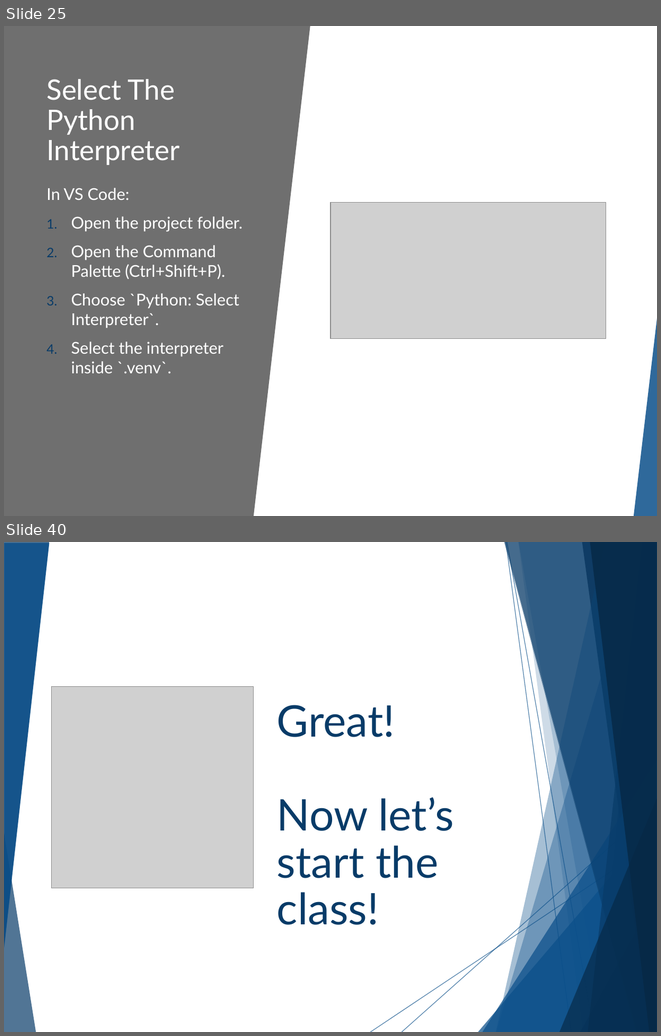
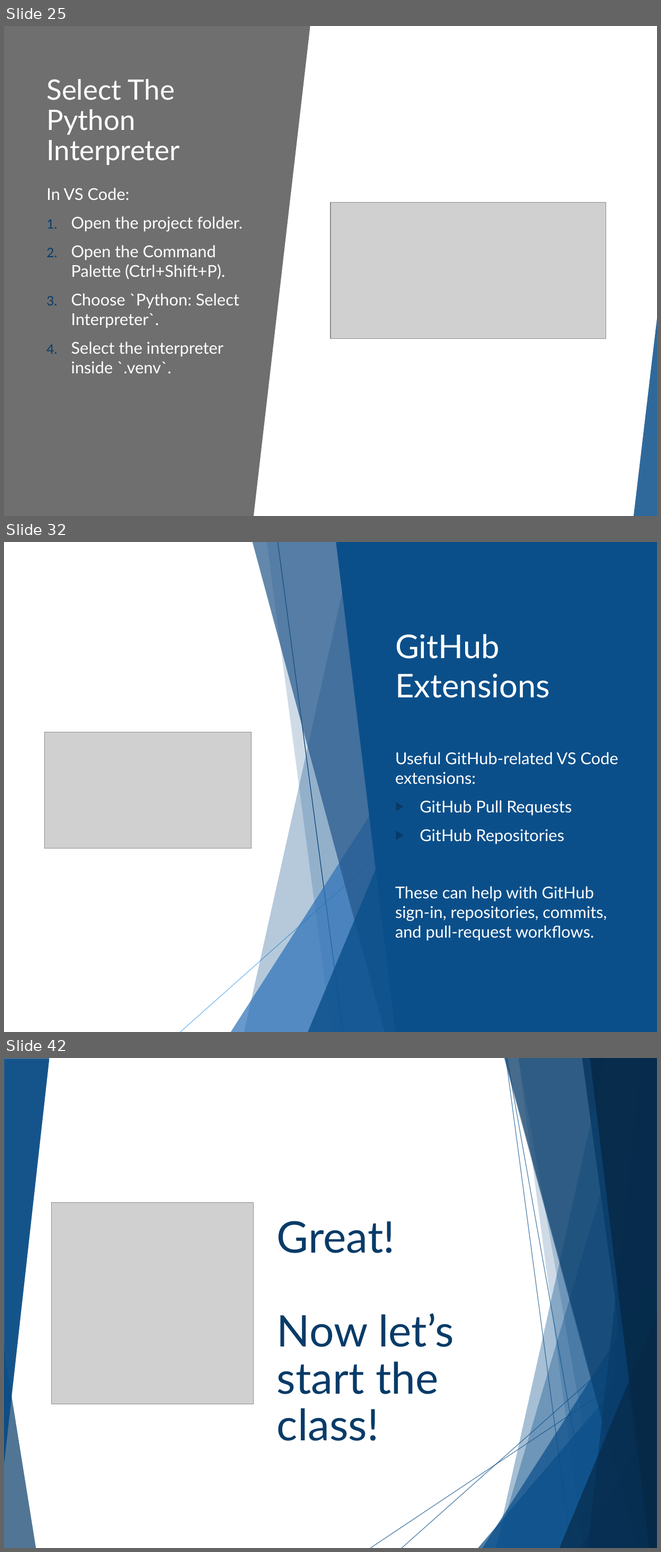
Before and after one commit to cashmy/AAISE_Details, a slide deck: 10-152-117_Python_Programming/Slide_Decks/Week_01/W01D01_Setup_Lecture_Slides.pptx. Shown one above the other, each under a label of ours: slides 25 and 40 before the commit, slides 25, 32 and 42 after it; the slides between them are not shown. The pictures are 661x1036 and 661x1552 pixels, drawn with LibreOffice and Linux fonts; fonts in the diff are those of the drawing; grey boxes stand for pictures; background and template pictures are left out. Boxes give left, top, right and bottom in pixels: in the first picture for what was removed or moved away, otherwise in the second. Text is boxed around its words. In the diff, an @@ line names an element or a change of style, - is before the commit and + after.

```diff
--- a/10-152-117_Python_Programming/Slide_Decks/Week_01/W01D01_Setup_Lecture_Slides.pptx
+++ b/10-152-117_Python_Programming/Slide_Decks/Week_01/W01D01_Setup_Lecture_Slides.pptx
@@ slide 32 added at <box>4,542,657,1032</box>, background #FFFFFF; not listed: 10 template elements that a slide beside it also shows @@
@@ rectangle added at <box>4,542,657,1032</box>, fill #FFFFFF @@
@@ freeform shape added at <box>244,542,406,1032</box>, fill #0B4F8A at 30% opacity @@
@@ freeform shape added at <box>252,542,405,1032</box>, fill #22568A at 70% opacity @@
@@ freeform shape added at <box>266,542,405,1032</box>, fill #0B4F8A at 20% opacity @@
@@ line added from (277, 542) to (343, 1032), #083B67 0.75 pt @@
@@ freeform shape added at <box>336,542,657,1032</box>, fill #0B4F8A @@
@@ title added at <box>395,634,550,698</box>, 36 pt, text #FFFFFF @@
+GitHub Extensions
@@ picture added at <box>44,732,251,848</box> @@
@@ triangle added at <box>231,759,405,1032</box>, fill #2E73B8 at 72% opacity @@
@@ text added at <box>395,752,618,941</box>, 18 pt, text #FFFFFF @@
+Useful GitHub-related VS Code extensions:
+▶ GitHub Pull Requests
+▶ GitHub Repositories
+These can help with GitHub sign-in, repositories, commits, and pull-request workflows.
@@ line added from (435, 805) to (180, 1032), #58AAF2 0.75 pt @@
@@ triangle added at <box>308,799,405,1032</box>, fill #0B4F8A at 80% opacity @@
@@ what was slide 40 is now slide 42 @@
```
Also in this commit, not shown: 9 slides changed, 6 other slides added, 6 slides removed, 25 other files.
